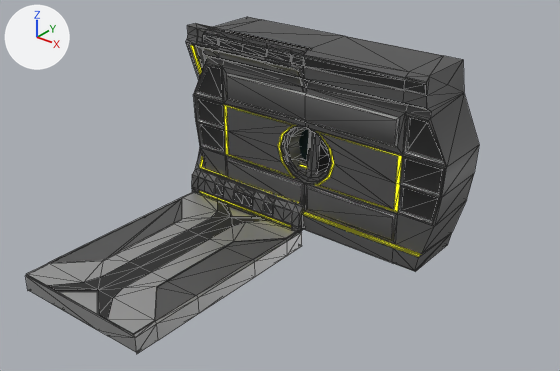
The glTF model Degree Show/Import GLTF/Modkit.gltf: old version first, new version second.
Camera for both pictures: a 50 mm lens placed at (15.08, -14.8, 10.31), pointed at (4.91, -2.08, 2.42). Every picture has the same lights, and +X, +Y and +Z are marked at upper left. Mesh edges are drawn as thin lines.

The first picture shows 'Bridge', 'Wall_L', 'Window'.
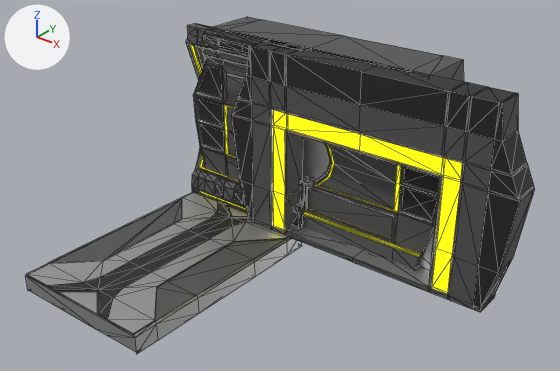
What differs and where, as boxes (x1, y1, x2, y2) in the pictures (560 x 371 px):
'Goal', added
    after: (232, 40, 535, 312)
    faces in mat_dark_colour (black #212121): (232, 40, 535, 312)
    faces in mat_main_colour (dark grey #535353): (251, 77, 495, 309)
    faces in mat_window_emissive (yellow #e7e300): (273, 110, 462, 293)
    faces in mat_highlights_colour (light grey #c6c6c6): (269, 107, 465, 296)

What the commit changed:
Mesh me_goal is new.
It has 191 vertices, 378 faces and spans x 2.0..10.0, y -0.5..0.27, z 0.0..5.0.
Faces by material slot: [80, 162, 112, 24].
It uses material mat_main_colour (dark grey #535353).
It uses material mat_dark_colour (black #212121).
It uses material mat_highlights_colour (light grey #c6c6c6).
It uses material mat_window_emissive (yellow #e7e300).
Object 'Goal' (ob_goal) is new; it shows me_goal.
Its location is (0.0, 0.0, 0.0).
